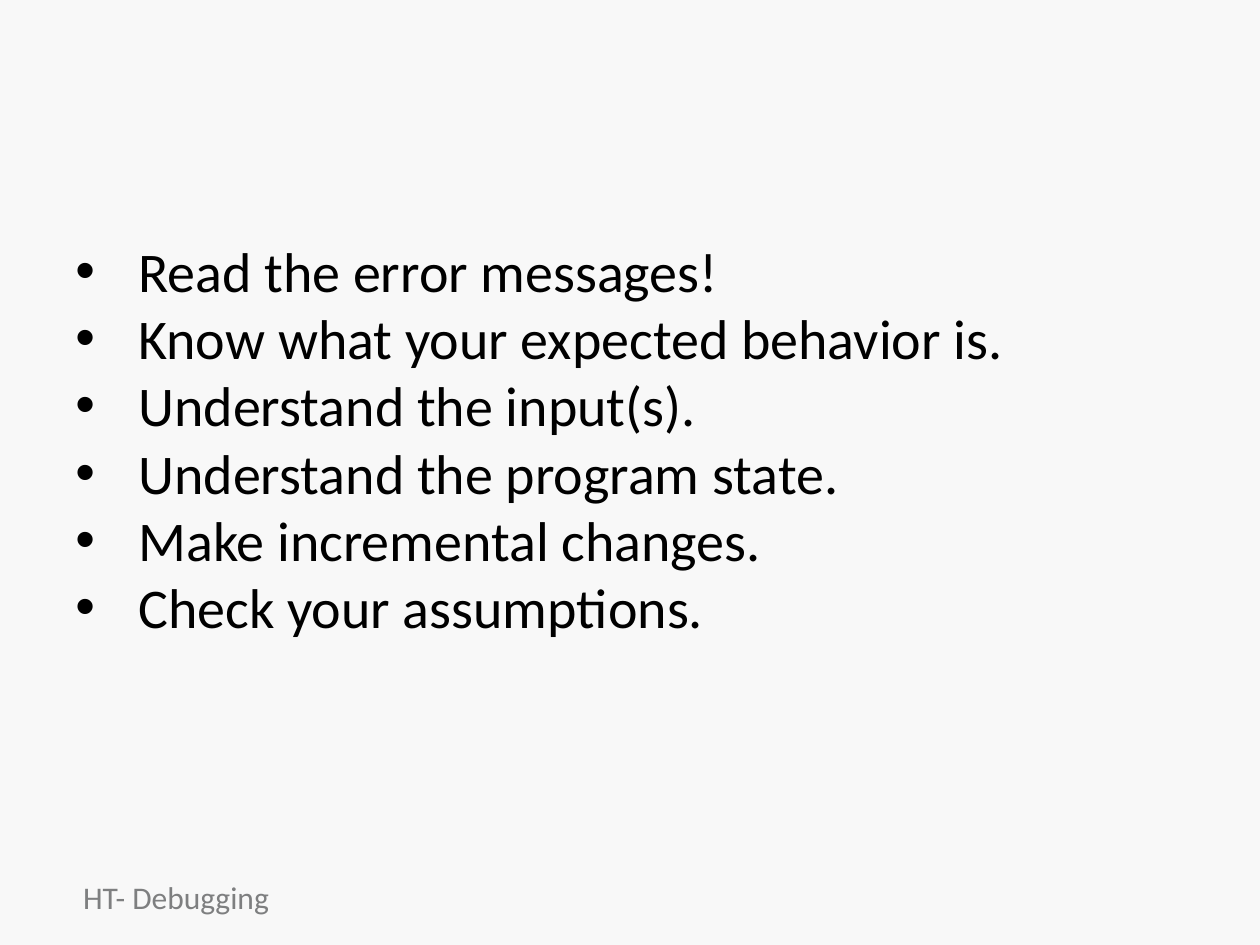
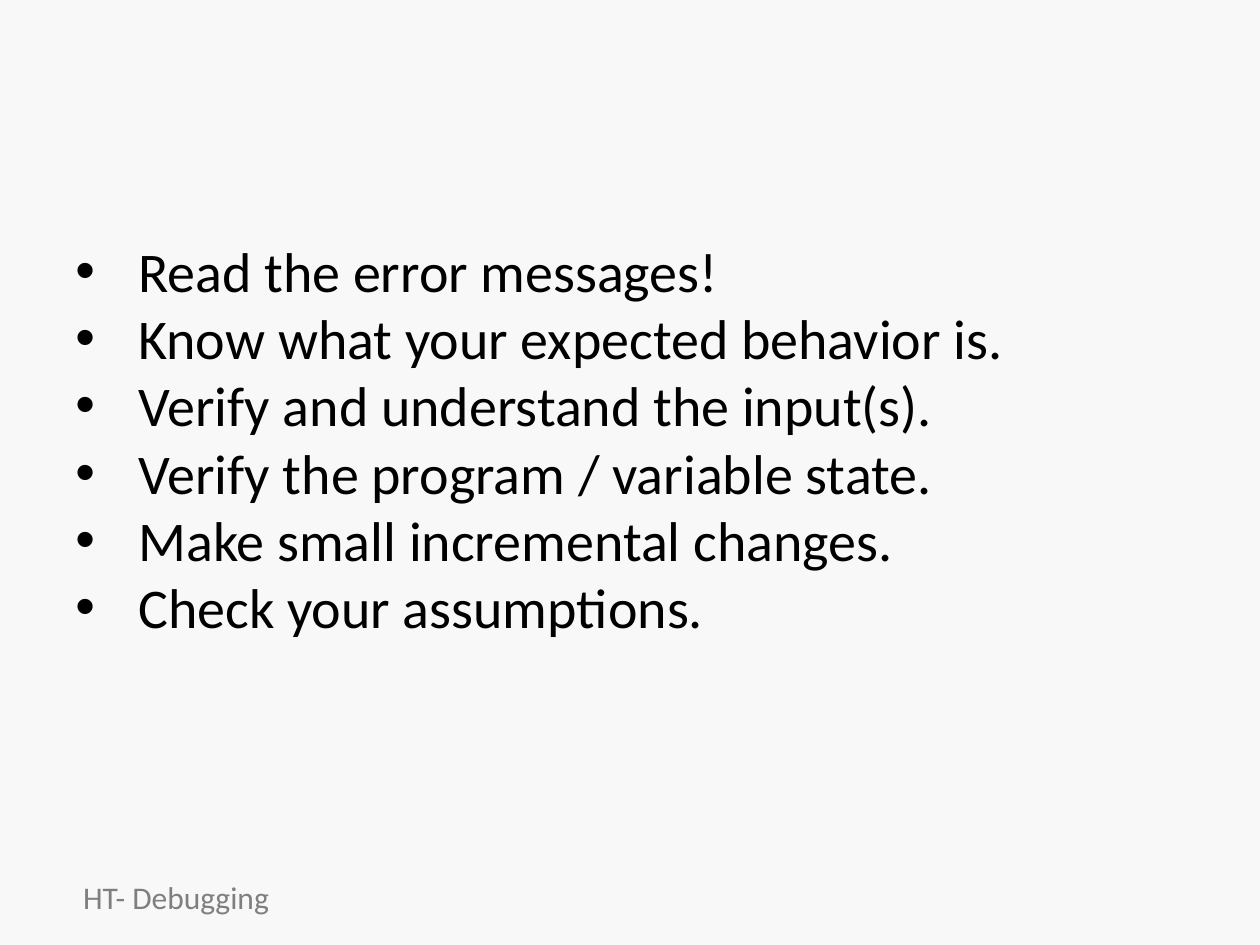
Before and after one commit to jumpcheng/debugging_notes, a slide deck: slide 12 of HT-debugging-basics.pptx (slide 10 before the commit). Drawn at 1260x945 pixels with LibreOffice and Linux fonts; fonts in the diff are those of the drawing; background and template pictures are left out. Boxes give left, top, right and bottom in pixels: in the first picture for what was removed or moved away, otherwise in the second. Text is boxed around its words. In the diff, an @@ line names an element or a change of style, - is before the commit and + after.

```diff
--- a/HT-debugging-basics.pptx
+++ b/HT-debugging-basics.pptx
@@ text at [138,385,932,571]: text changed @@
-• Understand the input(s).
-• Understand the program state.
-• Make incremental changes.
+• Verify and understand the input(s).
+• Verify the program / variable state.
+• Make small incremental changes.
```
Also in this commit, not shown: 8 other slides changed, 4 slides added, 2 other files.
